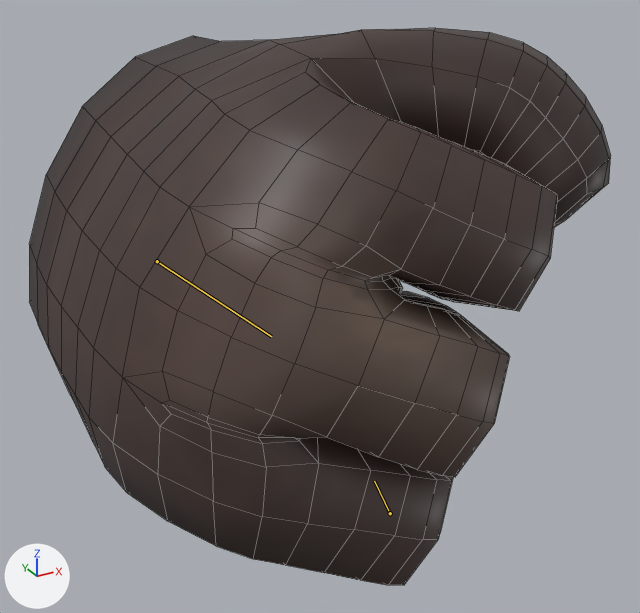
What one commit did to the Blender file Assets/Models/Hands/Knight/Hand_Right.blend.
The view is the same before and after, from a 50 mm lens placed at (-0.337, -0.605, 0.222), pointed at (-0.084, -0.145, -0.008). The axes (+X, +Y, +Z) are drawn at lower left. The lights are the same throughout. The first picture is the older version. Both versions are drawn at frame 5 of the action 'Hand_Right_Fist'; the numbers are the values there. The bones that change are drawn over the model as lines. Mesh edges are drawn as thin lines.

In view in the first picture: 'Hand_Right'.
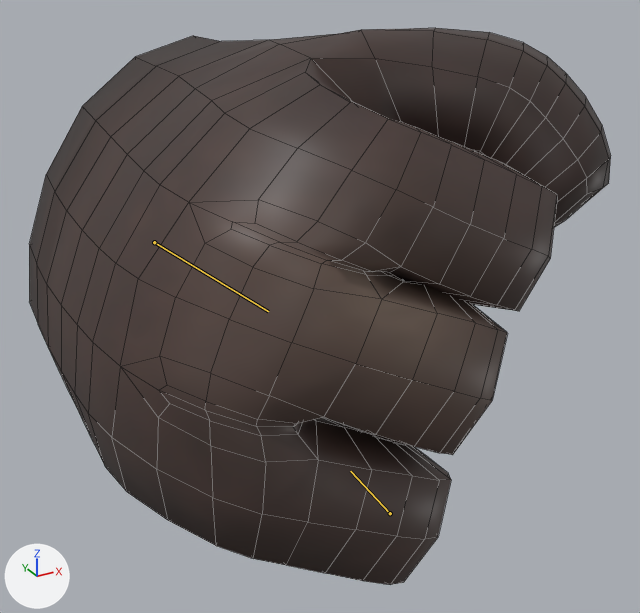
Where the change shows, as pixel boxes (x1, y1, x2, y2) in the pictures (640 x 613 px):
'Hand_Right', posed: (29, 28, 611, 585) in both
bone 'palm.02.R', root to tip: before (157, 261) to (271, 336); after (154, 242) to (268, 311)
bone 'f_pinky.02.R', root to tip: before (390, 513) to (374, 481); after (390, 513) to (350, 471)

Patch to the scene script:
```diff
--- a/Assets/Models/Hands/Knight/Hand_Right.blend.py
+++ b/Assets/Models/Hands/Knight/Hand_Right.blend.py
@@ bone_palm_02_r @@
 bone_palm_02_r = bpy.data.objects['Hand_Knight_Right_Armature'].pose.bones['palm.02.R']  # child of 'hand.R'
-bone_palm_02_r.location = (0.0021, 0.0, -0.0013)
+bone_palm_02_r.location = (-0.0034, -0.0022, 0.002)
@@ bone_f_pinky_02_r @@
 bone_f_pinky_02_r = bpy.data.objects['Hand_Knight_Right_Armature'].pose.bones['f_pinky.02.R']  # child of 'f_pinky.01.R'
-bone_f_pinky_02_r.rotation_quaternion = (0.845, -0.535, 0.0, 0.0)  # degrees (-65, 0, 0)
+bone_f_pinky_02_r.rotation_quaternion = (0.75, -0.662, 0.0, 0.0)  # degrees (-83, 0, 0)
```
